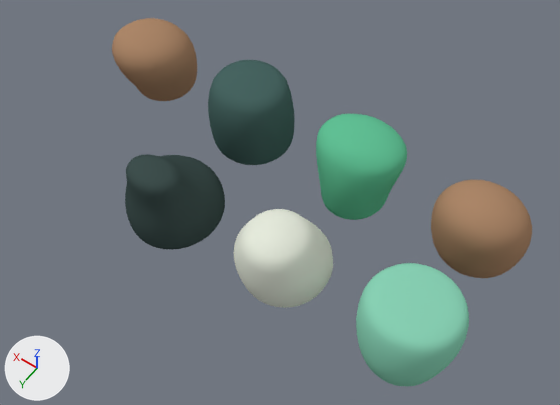
One commit to the Blender file art/pawn-shapes.blend: the scene before it, then after it.
Before and after are seen from a camera (50 mm lens) standing at (-3.35, 5.16, 6.62) and looking at (-0.26, 0.83, -0.18). Arrows for +X, +Y and +Z are at lower left; the lights stay in place. The older version comes first.

In view in the first picture: 'Boot', 'Forearm', 'Glove', 'Head', 'Jersey', 'Shorts', 'Sock'.
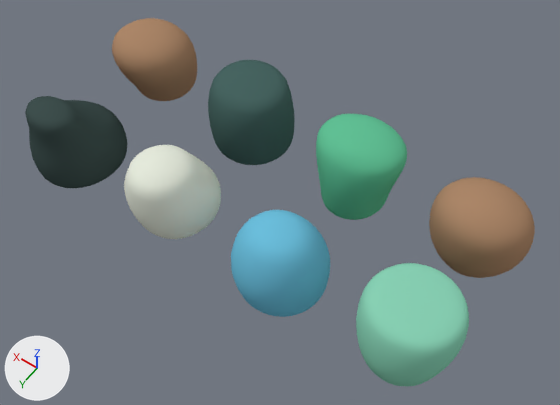
Edits to the bpy script that builds the scene:
```text
Add mat_sleeve:
    mat_sleeve = diffuse_material('Sleeve')
    mat_sleeve.base_color = (0.15, 0.52, 0.72)  # cyan #6cbfdd
Add me_sleeve:
    me_sleeve.from_pydata(...)  # 140 vertices, 122 faces; spans x -0.53..0.53, y -0.547..0.562, z -0.54..0.53
    me_sleeve.polygons.foreach_set('use_smooth', [True] * 122)
    me_sleeve.materials.append(mat_sleeve)  # cyan #6cbfdd
Change ob_glove:
    ob_glove.location: (-0.75, 1.5, 0.0) -> (0.75, 1.5, 0.0)
Change ob_boot:
    ob_boot.location: (0.75, 1.5, 0.0) -> (2.25, 1.5, 0.0)
Add ob_sleeve:
    ob_sleeve = bpy.data.objects.new('Sleeve', me_sleeve)
    ob_sleeve.location = (-0.75, 1.5, 0.0)
    _m = ob_sleeve.modifiers.new('Sculpt smoothing', 'SUBSURF')
    _m.render_levels = 1
```

What differs and where, as boxes [x1, y1, x2, y2] in the pictures (560 x 405 px):
'Boot', moved
    before: [125, 154, 225, 250]
    after: [25, 96, 128, 188]
'Glove', moved
    before: [234, 209, 333, 308]
    after: [124, 145, 221, 239]
'Sleeve', added (cyan)
    after: [231, 210, 330, 317]
